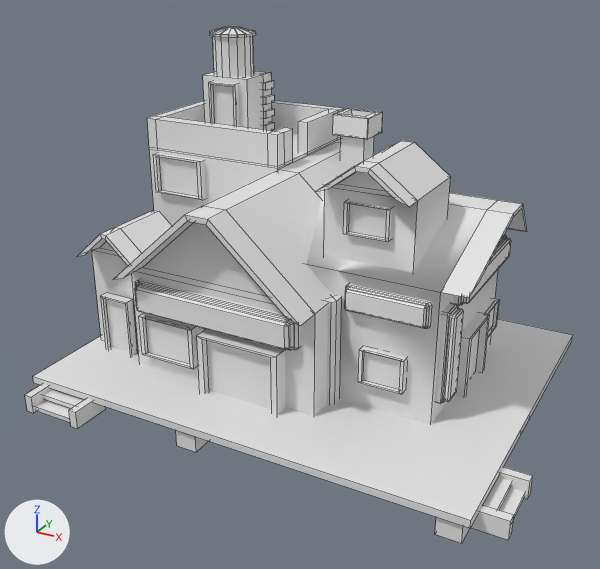
A saved change to the FBX model NenhumAdeusParaNos/Assets/Models/VilaDaMadeira/Modelos/Casas/Casa de Madeira.v1.2108.Anibal.fbx.
The view is the same before and after, from a camera (50 mm lens) standing at (13.6, -25.2, 16.1) and looking at (0.7, -1.8, 4.4). Every picture has the same lights, and +X, +Y and +Z are marked at lower left. Mesh edges are drawn as thin lines. Where no turn or scale is listed for an object, it has been applied to the vertices. Vertices at the same position are counted once.

Before the edit, the objects in view are built like this:
```python
me_casa_de_madeira = bpy.data.meshes.new('Casa de madeira')
me_casa_de_madeira.from_pydata(...)  # 906 vertices, 821 faces; spans x -7.7..9.7, y -7.6..6.1, z -0.1..12.1
ob_casa_de_madeira = bpy.data.objects.new('Casa de madeira', me_casa_de_madeira)
ob_casa_de_madeira.location = (0.0, 0.0, 0.0)
```
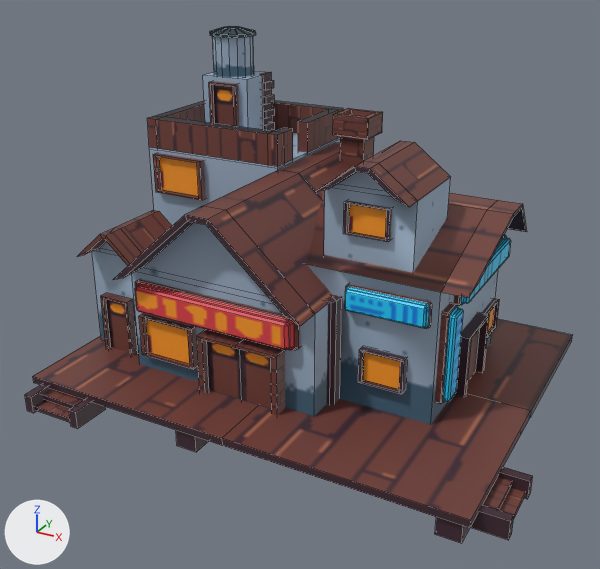
The newer file is also turned or shifted as a whole; pictures and numbers use the older file's frame.

What changed in the scene script:
```text
Add img_banners_png:
    img_banners_png = load_image('Banners.png', '../../Texturas/Casas/Banners.png', 256, 256, 'sRGB')
Add img_casa2_png:
    img_casa2_png = load_image('Casa2.png', '../../Texturas/Casas/Casa2.png', 128, 128, 'sRGB')
Add mat_material_001:
    mat_material_001 = principled_material('Material.001')
    mat_material_001.texture = img_banners_png
Add mat_material:
    mat_material = principled_material('Material')
    mat_material.texture = img_casa2_png
Change me_casa_de_madeira:
    used by ob_casa_de_madeira; location = (0.0, 0.0, 0.0)
    remove me_casa_de_madeira.from_pydata(...)  # 906 vertices, 821 faces; spans x -7.7..9.7, y -7.6..6.1, z -0.1..12.1
    add me_casa_de_madeira.from_pydata(...)  # 923 vertices, 829 faces; spans x -7.7..9.7, y -7.6..6.1, z -0.1..12.1
    me_casa_de_madeira part 1
    18 faces are deleted
    12 vertices are added at x -7.7..8.8, y -4.7..-0.3, z 0.6..3.1
    5 new vertices lie (8.3, 0.0, 0.0) away from vertices in x -7.7, y -6.7..6.1, z 0.6..0.9
    26 new faces join them, mat_material (picture img_casa2_png)
    me_casa_de_madeira part 2: 571 faces spanning x -7.5..9.7, y -7.6..6.0, z -0.1..12.1 switch from no material to mat_material (picture img_casa2_png)
    me_casa_de_madeira part 3: 232 faces spanning x -4.6..6.6, y -4.6..3.7, z 1.6..5.5 switch from no material to mat_material_001 (picture img_banners_png)
```

Pixel boxes [x1, y1, x2, y2] of what changed, in the pictures (600 x 569 px; the box of a moved part takes in the faces that stretch with it):
part 1 of me_casa_de_madeira, moved or reshaped
    both: [33, 319, 572, 528]
part 2 of me_casa_de_madeira, recoloured
    both: [25, 26, 533, 543]
part 3 of me_casa_de_madeira, recoloured
    both: [135, 234, 511, 403]
